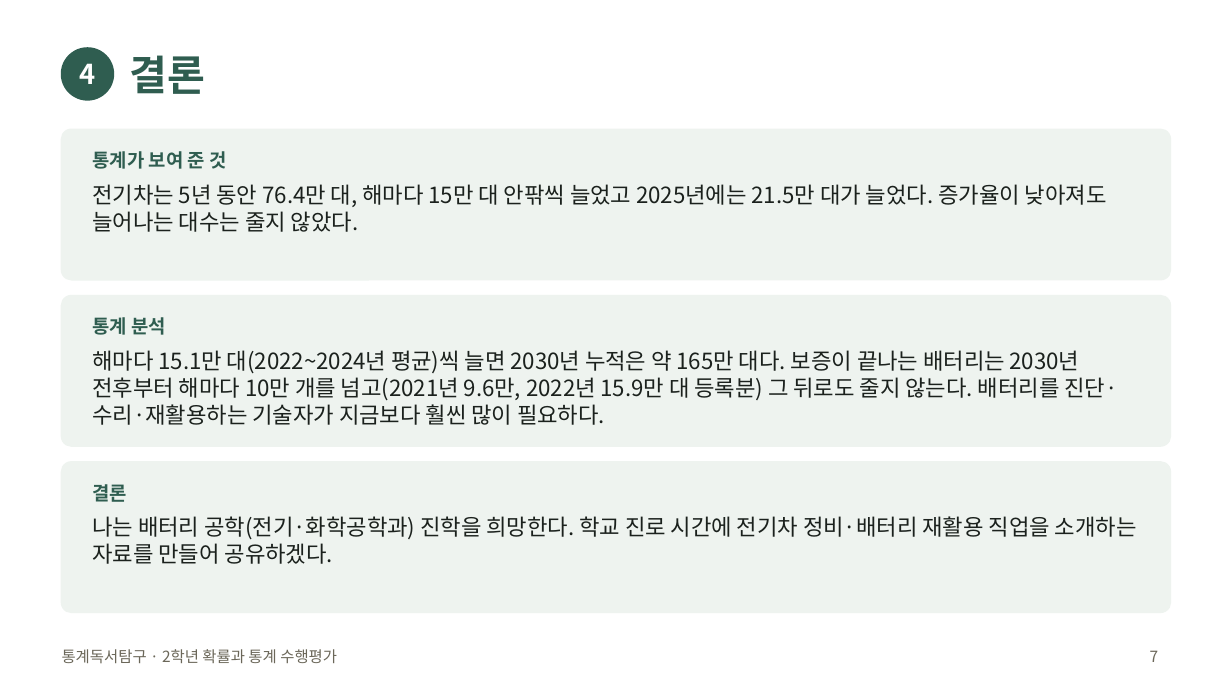
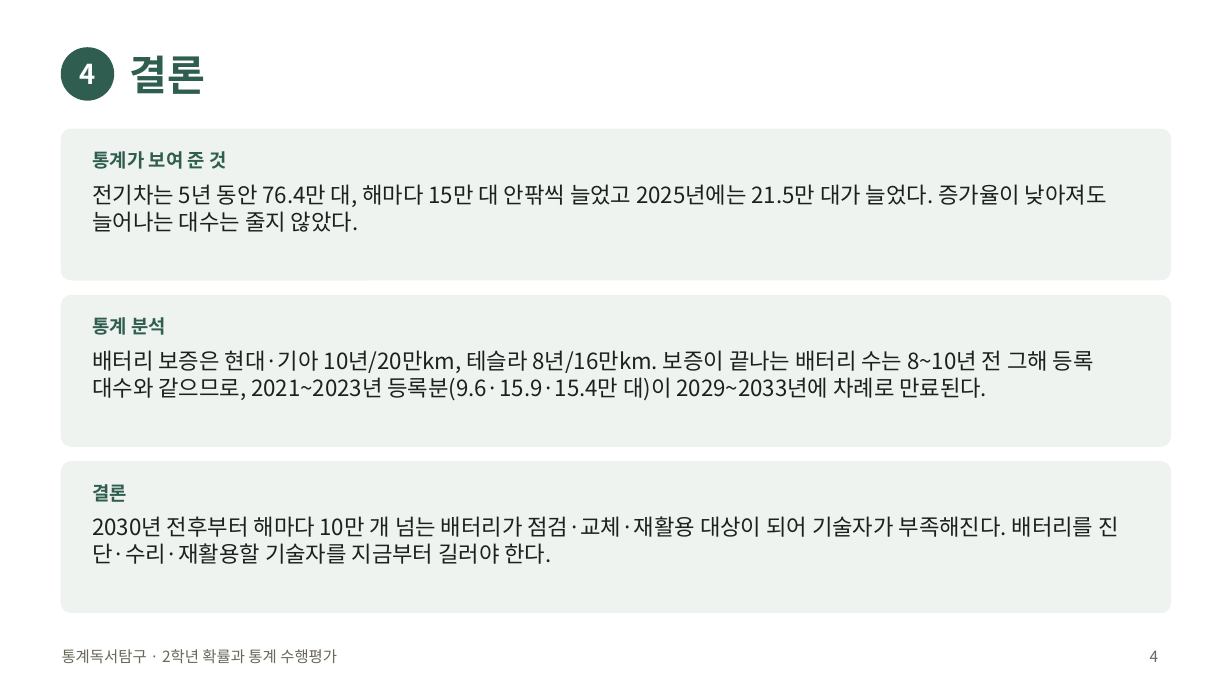
Before and after one commit to jaegeunsongsong/autobot, a slide deck: slide 4 of docs/2026-2학기-통계독서탐구-수행평가/발표예시-공학.pptx (slide 7 before the commit). Drawn at 1232x693 pixels with LibreOffice and Linux fonts; fonts in the diff are those of the drawing. Boxes give left, top, right and bottom in pixels: in the first picture for what was removed or moved away, otherwise in the second. Text is boxed around its words. In the diff, an @@ line names an element or a change of style, - is before the commit and + after.

```diff
--- a/docs/2026-2학기-통계독서탐구-수행평가/발표예시-공학.pptx
+++ b/docs/2026-2학기-통계독서탐구-수행평가/발표예시-공학.pptx
@@ text at <box>92,350,1094,400</box>: text changed @@
-해마다 15.1만 대(2022~2024년 평균)씩 늘면 2030년 누적은 약 165만 대다. 보증이 끝나는 배터리는 2030년 전후부터 해마다 10만 개를 넘고(2021년 9.6만, 2022년 15.9만 대 등록분) 그 뒤로도 줄지 않는다. 배터리를 진단·수리·재활용하는 기술자가 지금보다 훨씬 많이 필요하다.
+배터리 보증은 현대·기아 10년/20만km, 테슬라 8년/16만km. 보증이 끝나는 배터리 수는 8~10년 전 그해 등록 대수와 같으므로, 2021~2023년 등록분(9.6·15.9·15.4만 대)이 2029~2033년에 차례로 만료된다.
@@ text at <box>92,516,1118,564</box>: text changed @@
-나는 배터리 공학(전기·화학공학과) 진학을 희망한다. 학교 진로 시간에 전기차 정비·배터리 재활용 직업을 소개하는 자료를 만들어 공유하겠다.
+2030년 전후부터 해마다 10만 개 넘는 배터리가 점검·교체·재활용 대상이 되어 기술자가 부족해진다. 배터리를 진단·수리·재활용할 기술자를 지금부터 길러야 한다.
@@ page number at <box>1150,650,1159,662</box>: text changed @@
-7
+4
```
Also in this commit, not shown: 2 other slides changed, 4 slides removed, 8 other files.
